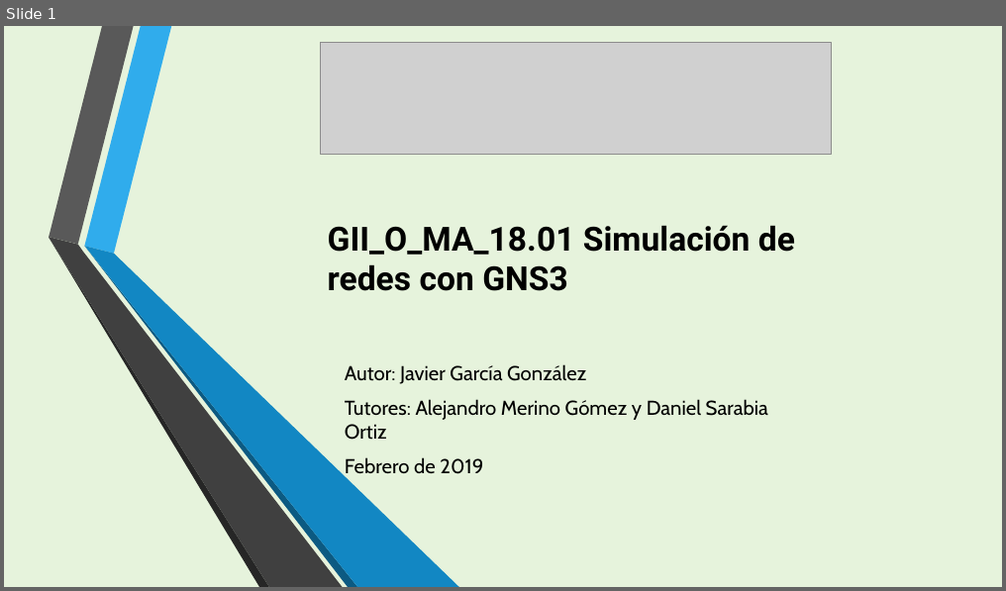
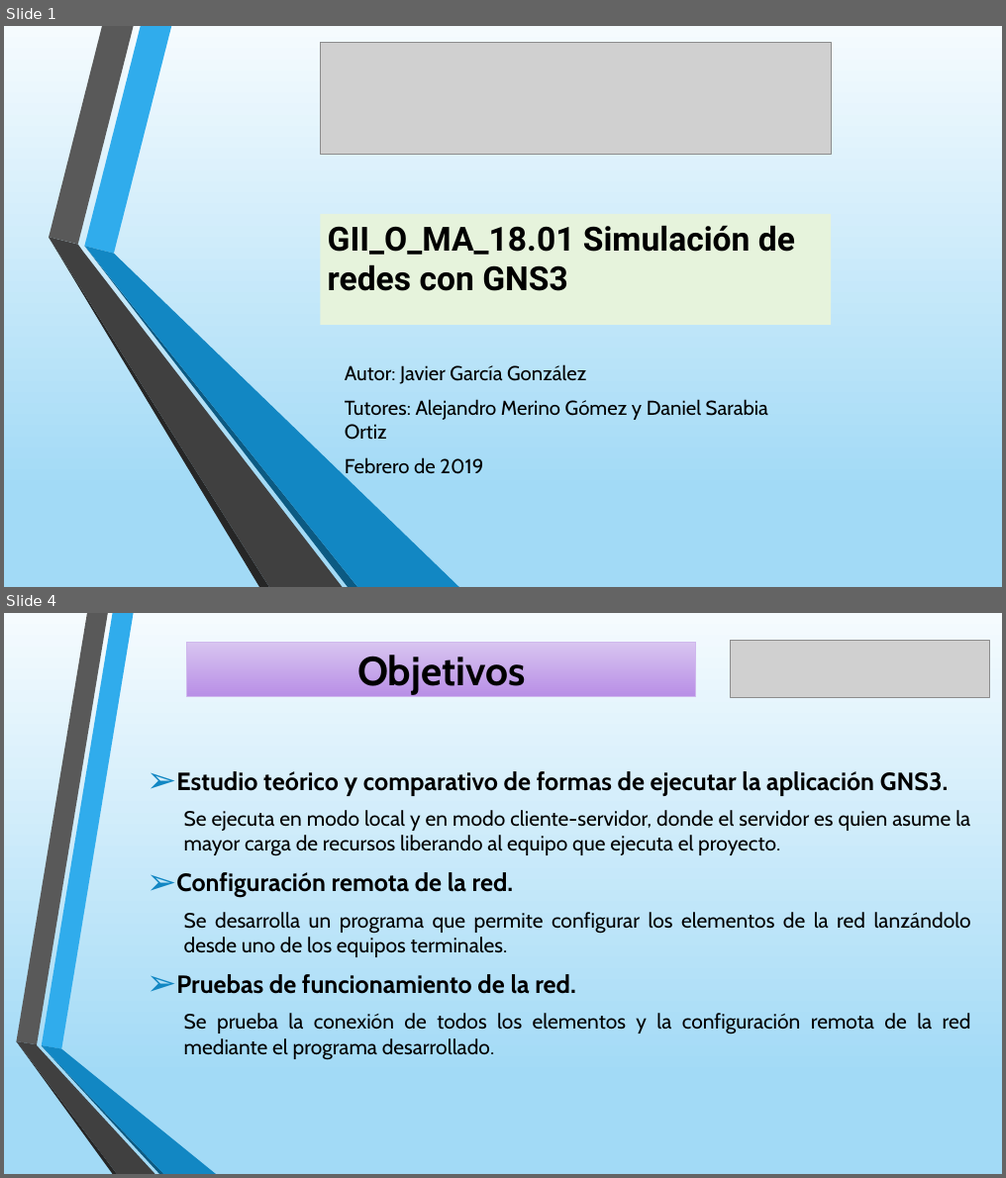
Before and after one commit to javi13gg/TFG_GII_O_MA_18.01-Simulaci-n-de-redes-con-GNS3, a slide deck: PRESENTACION.pptx. Shown one above the other, each under a label of ours: slide 1 before the commit, slides 1 and 4 after it; the slides between them are not shown. The pictures are 1006x591 and 1006x1178 pixels, drawn with LibreOffice and Linux fonts; fonts in the diff are those of the drawing; grey boxes stand for pictures. Boxes give left, top, right and bottom in pixels: in the first picture for what was removed or moved away, otherwise in the second. Text is boxed around its words. In the diff, an @@ line names an element or a change of style, - is before the commit and + after.

```diff
--- a/PRESENTACION.pptx
+++ b/PRESENTACION.pptx
@@ slide 4 added at <box>4,613,1002,1174</box>, background gradient #F5FBFE to #A2DAF6 to #C1E6F9 @@
@@ rectangle added at <box>187,642,696,697</box>, fill gradient #D9C6F1 to #B88EE6, outline #D0B8EE 0.75 pt, 39 pt, text #000000, bold @@
+Objetivos
@@ picture added at <box>731,640,990,697</box> @@
@@ text added at <box>176,771,971,1060</box>, 20 pt, text #000000 @@
+➢ Estudio teórico y comparativo de formas de ejecutar la aplicación GNS3.
+  Se ejecuta en modo local y en modo cliente-servidor, donde el servidor es quien asume la mayor carga de recursos liberando al equipo que ejecuta el proyecto.
+➢ Configuración remota de la red.
+  Se desarrolla un programa que permite configurar los elementos de la red lanzándolo desde uno de los equipos terminales.
+➢ Pruebas de funcionamiento de la red.
+  Se prueba la conexión de todos los elementos y la configuración remota de la red mediante el programa desarrollado.
@@ group added at <box>16,613,216,1174</box>: 6 freeform shapes @@
@@ slide 1 changed as well @@
@@ background #E6F3DC to gradient #F5FBFE to #A2DAF6 to #C1E6F9 @@
@@ rectangle "GII_O_MA_18.01 Simulación de redes con ...": place and size @@
-rectangle "GII_O_MA_18.01 Simulación de redes con ..." at <box>328,225,795,291</box>
+rectangle "GII_O_MA_18.01 Simulación de redes con ..." at <box>320,214,831,325</box>
```
Also in this commit, not shown: 12 other slides changed.
